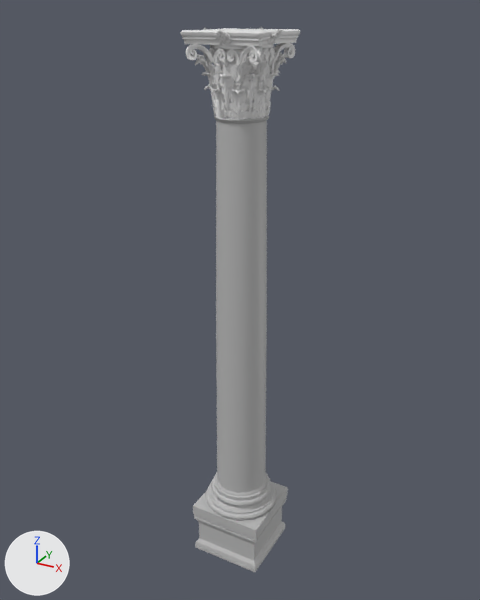
The Blender file src/assets/models/column_court_lores.blend: old version first, new version second.
Camera for both pictures: a 50 mm lens placed at (2.49, -4.56, 4.89), pointed at (-0.05, 0.07, 2.58). The lights are fixed; the arrows at lower left show +X, +Y and +Z.

The scene before the commit, as lines of its bpy script (objects in view):
```python
ob_curve_005 = bpy.data.objects.new('Curve.005', me_mesh_002)
ob_curve_005.location = (0.204, 0.0, 4.235)
ob_curve_005.rotation_euler = (1.571, 0.0, 1.571)  # degrees (90, 0, 90)
ob_curve_005.scale = (0.26, 0.305, 0.26)
ob_polysurface11 = bpy.data.objects.new('polySurface11', me_polysurfaceshape9)
ob_polysurface11.location = (0.0, 0.0, 4.235)
ob_polysurface11.scale = (0.224, 0.224, 0.162)
ob_sockel = bpy.data.objects.new('sockel', me_pcubeshape1_001)
ob_sockel.location = (0.0, 0.0, 0.0)
```
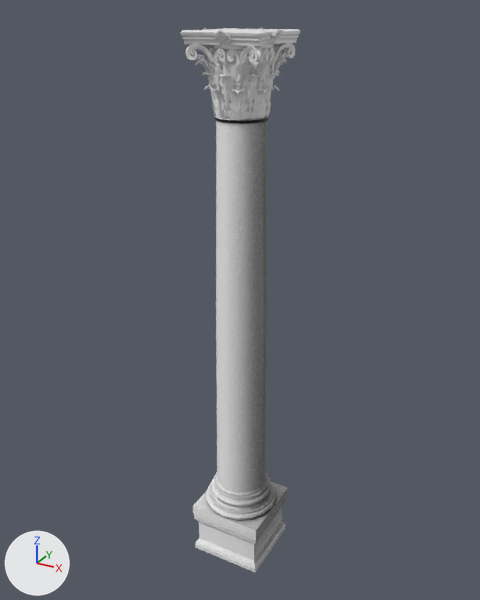
Location of each change, [x1, y1, x2, y2] in pixels of the pictures (480 x 600 px):
```json
{"object": "sockel", "change": "surface changed", "before": [193, 115, 288, 572], "after": [193, 115, 288, 572]}
```

Scene script edits in JSON lines:
```json
{"op": "add", "block": "img_untitled", "code": ["img_untitled = load_image('Untitled', '_unpacked/Untitled', 1024, 1024, 'sRGB')"]}
{"op": "remove", "block": "mat_material", "code": "mat_material.base_color = (0.5, 0.5, 0.5)  # grey #bcbcbc"}
{"op": "add", "block": "mat_material", "code": "mat_material.texture = img_untitled"}
```
